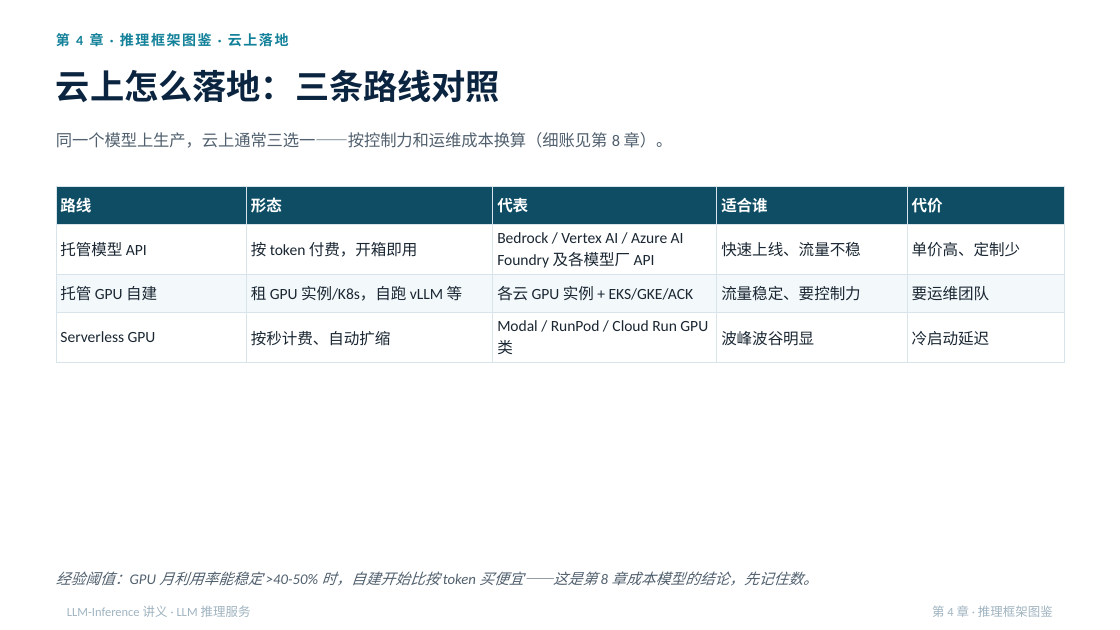
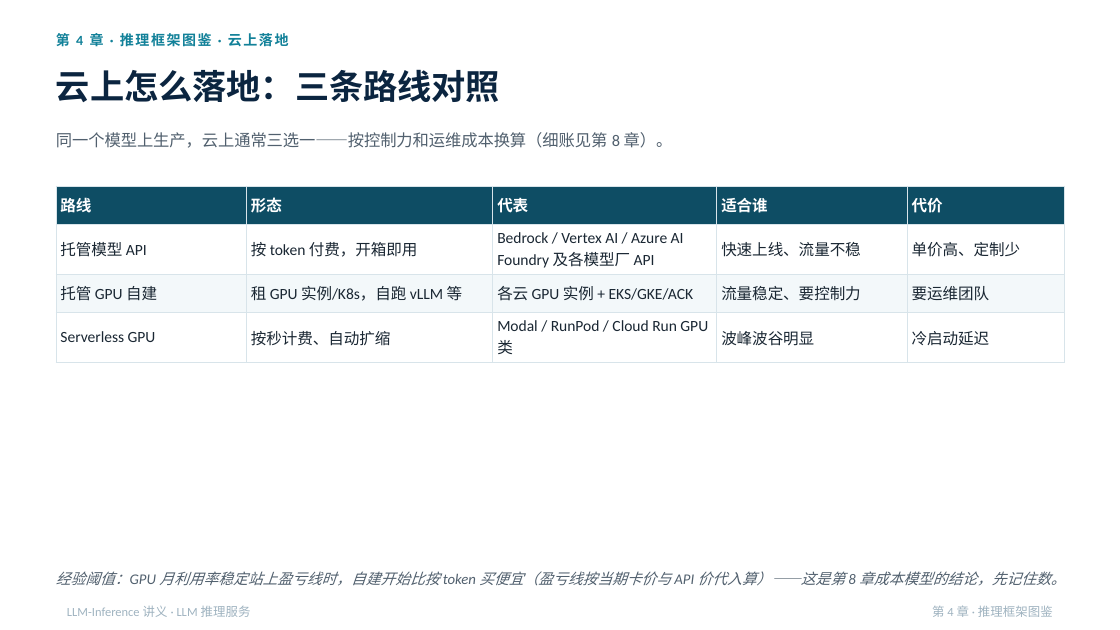
Before and after one commit to jasonlijiaxiang/ai-knowledge-base, a slide deck: slide 47 of PPT-version/LLM-Inference/LLM-Inference-讲义.pptx. Drawn at 1120x630 pixels with LibreOffice and Linux fonts; fonts in the diff are those of the drawing. Boxes give left, top, right and bottom in pixels: in the first picture for what was removed or moved away, otherwise in the second. Text is boxed around its words. In the diff, an @@ line names an element or a change of style, - is before the commit and + after.

```diff
--- a/PPT-version/LLM-Inference/LLM-Inference-讲义.pptx
+++ b/PPT-version/LLM-Inference/LLM-Inference-讲义.pptx
@@ text at box(56, 571, 1065, 586): text changed @@
-经验阈值：GPU 月利用率能稳定 >40-50% 时，自建开始比按 token 买便宜——这是第 8 章成本模型的结论，先记住数。
+经验阈值：GPU 月利用率稳定站上盈亏线时，自建开始比按 token 买便宜（盈亏线按当期卡价与 API 价代入算）——这是第 8 章成本模型的结论，先记住数。
```
Also in this commit, not shown: 2 other slides changed, 55 other files.
